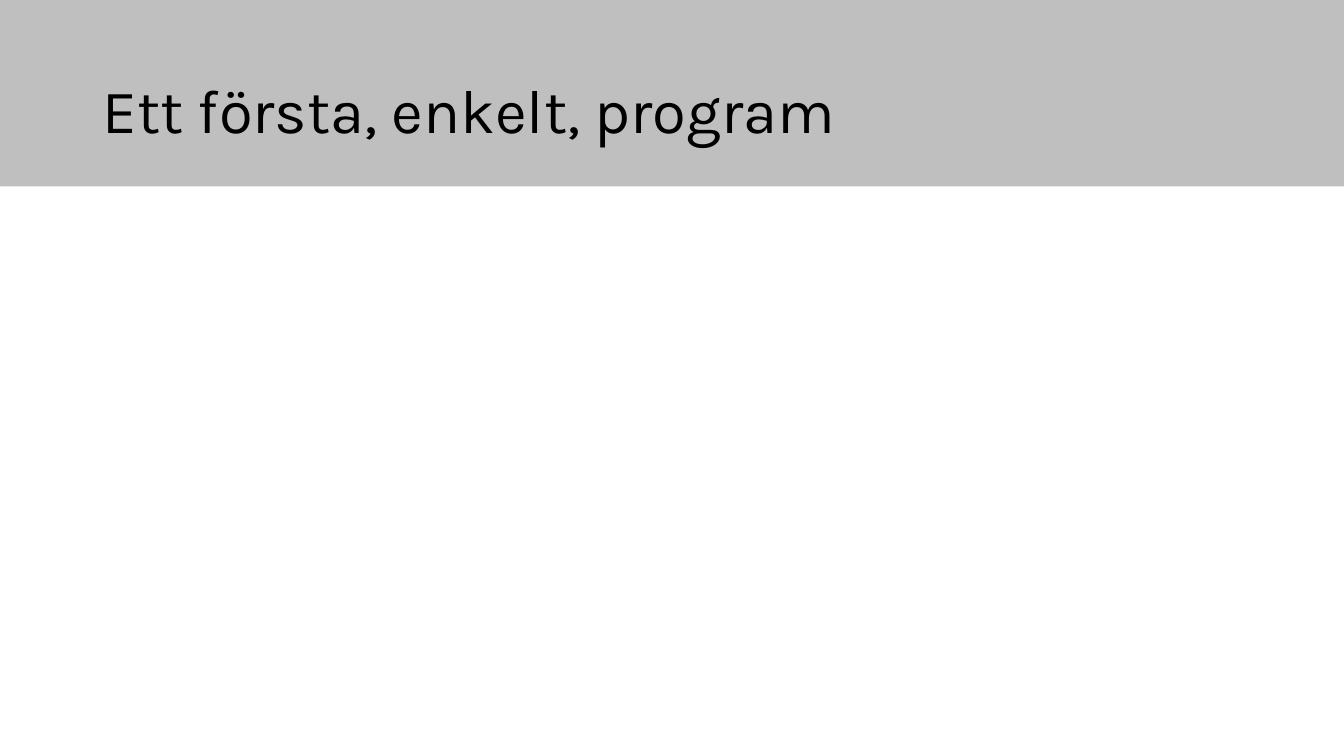
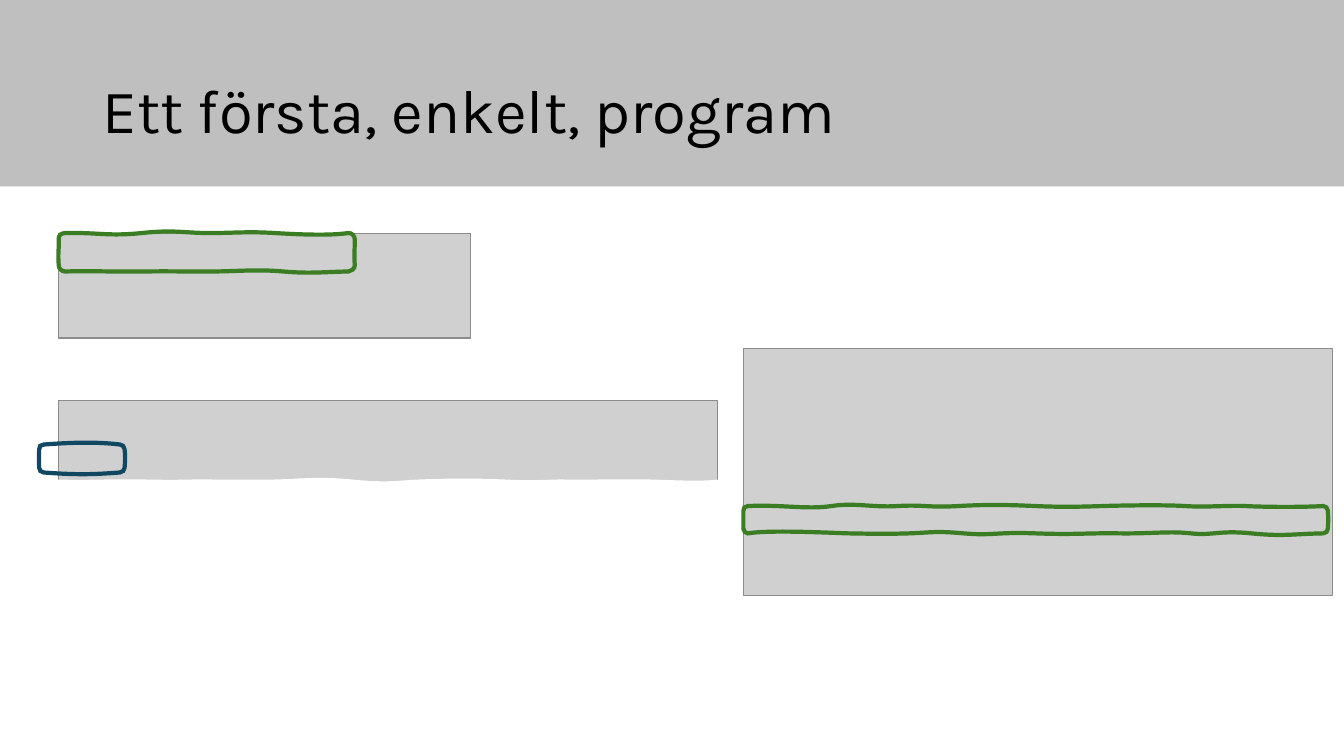
Before and after one commit to elias-at-chalmers/mop-lecture_notes-mirror, a slide deck: slide 20 of slides/lecture02-assembly1.pptx (slide 18 before the commit). Drawn at 1344x756 pixels with LibreOffice and Linux fonts; fonts in the diff are those of the drawing; grey boxes stand for pictures. Boxes give left, top, right and bottom in pixels: in the first picture for what was removed or moved away, otherwise in the second. Text is boxed around its words. In the diff, an @@ line names an element or a change of style, - is before the commit and + after.

```diff
--- a/slides/lecture02-assembly1.pptx
+++ b/slides/lecture02-assembly1.pptx
@@ picture added at box(58, 233, 470, 338) @@
@@ freeform shape added at box(58, 233, 355, 271), outline #3B7D23 3 pt @@
@@ picture added at box(744, 349, 1334, 596) @@
@@ picture added at box(58, 400, 717, 543) @@
@@ freeform shape added at box(39, 445, 125, 473), outline #104862 3 pt @@
@@ freeform shape added at box(39, 480, 739, 607), fill #FFFFFF @@
@@ freeform shape added at box(744, 506, 1329, 533), outline #3B7D23 3 pt @@
```
Also in this commit, not shown: 7 other slides changed, 14 slides added, 4 slides removed, 1 other file.
